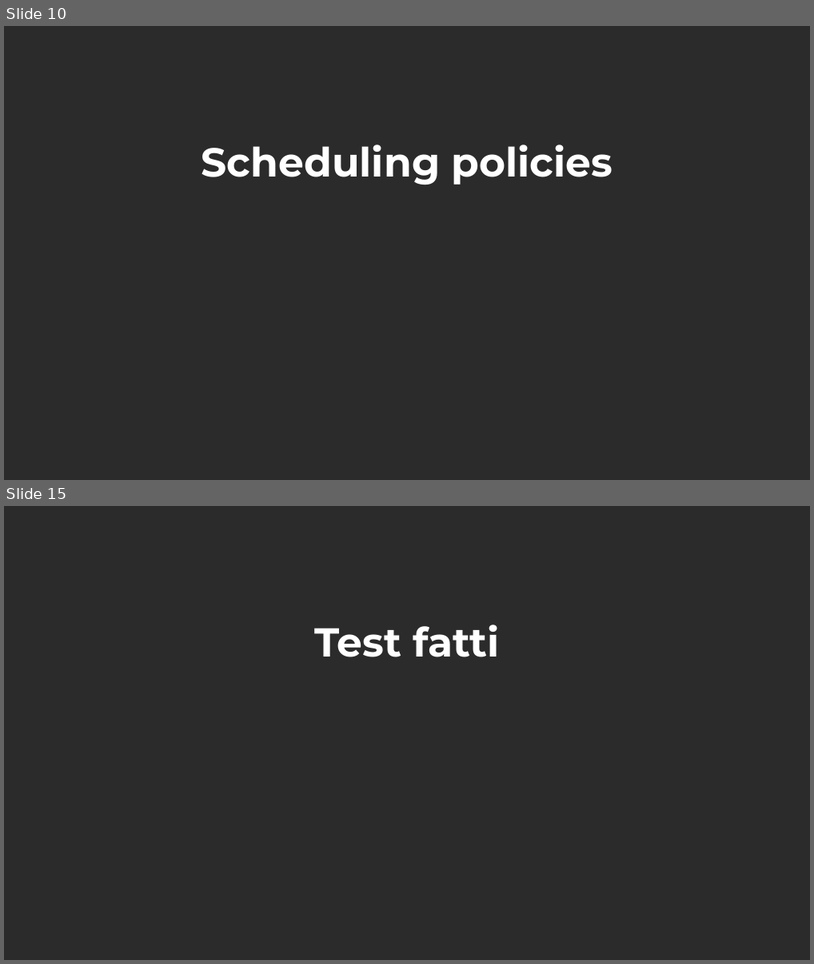
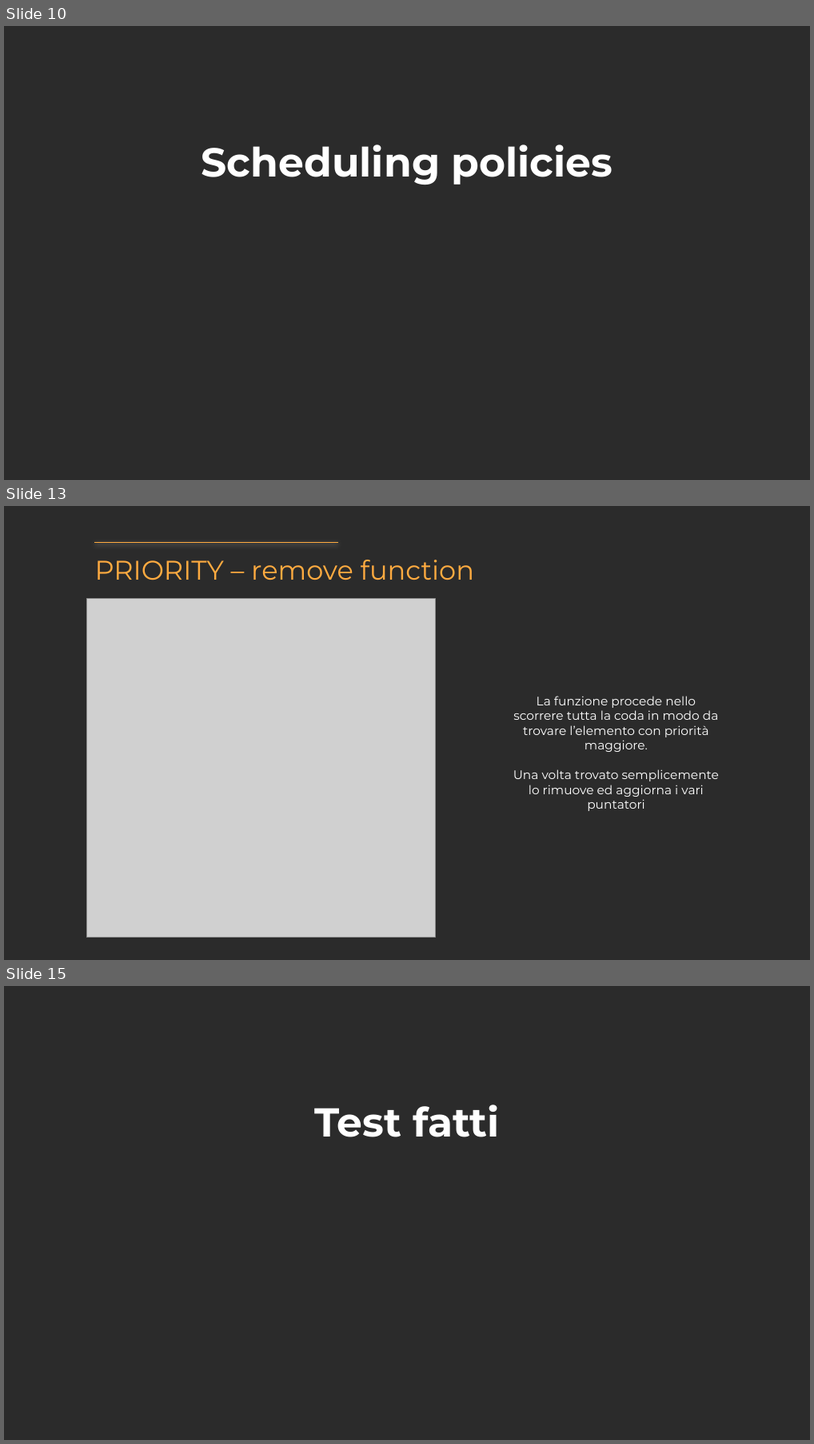
Before and after one commit to StJayy/RTESproject, a slide deck: presentation.pptx. Shown one above the other, each under a label of ours: slides 10 and 15 before the commit, slides 10, 13 and 15 after it; the slides between them are not shown. The pictures are 814x964 and 814x1444 pixels, drawn with LibreOffice and Linux fonts; fonts in the diff are those of the drawing; grey boxes stand for pictures; background and template pictures are left out; a plain dark background stands for a picture behind light text. Boxes give left, top, right and bottom in pixels: in the first picture for what was removed or moved away, otherwise in the second. Text is boxed around its words. In the diff, an @@ line names an element or a change of style, - is before the commit and + after.

```diff
--- a/presentation.pptx
+++ b/presentation.pptx
@@ slide 13 added at bbox=[4, 506, 810, 960], background picture (left out) @@
@@ line added from (94, 542) to (338, 542), #FFAB40 0.75 pt @@
@@ title added at bbox=[95, 560, 474, 580], 24 pt, text #FFAB40 @@
+PRIORITY – remove function
@@ picture added at bbox=[87, 598, 435, 936] @@
@@ subtitle added at bbox=[514, 696, 719, 811], 11 pt, text #FFFFFF @@
+La funzione procede nello scorrere tutta la coda in modo da trovare l’elemento con priorità maggiore.
+Una volta trovato semplicemente lo rimuove ed aggiorna i vari puntatori
```
Also in this commit, not shown: 9 slides changed, 3 other slides added, 3 slides removed, 58 other files.
